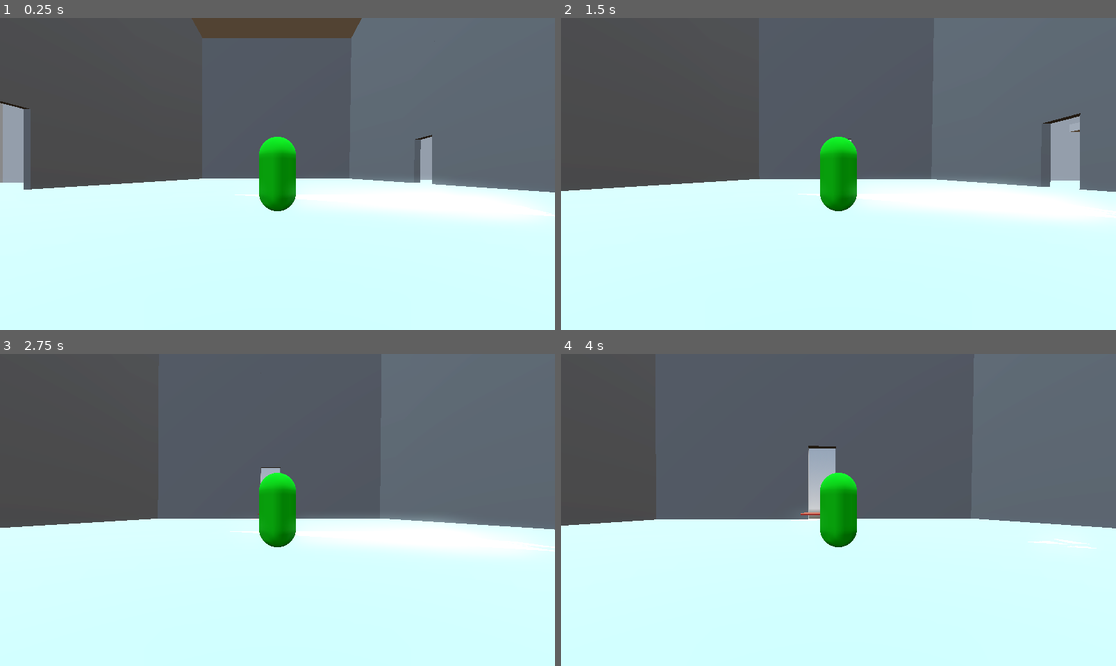
Above: before the commit, frames 1-4 (two rows, left to right).
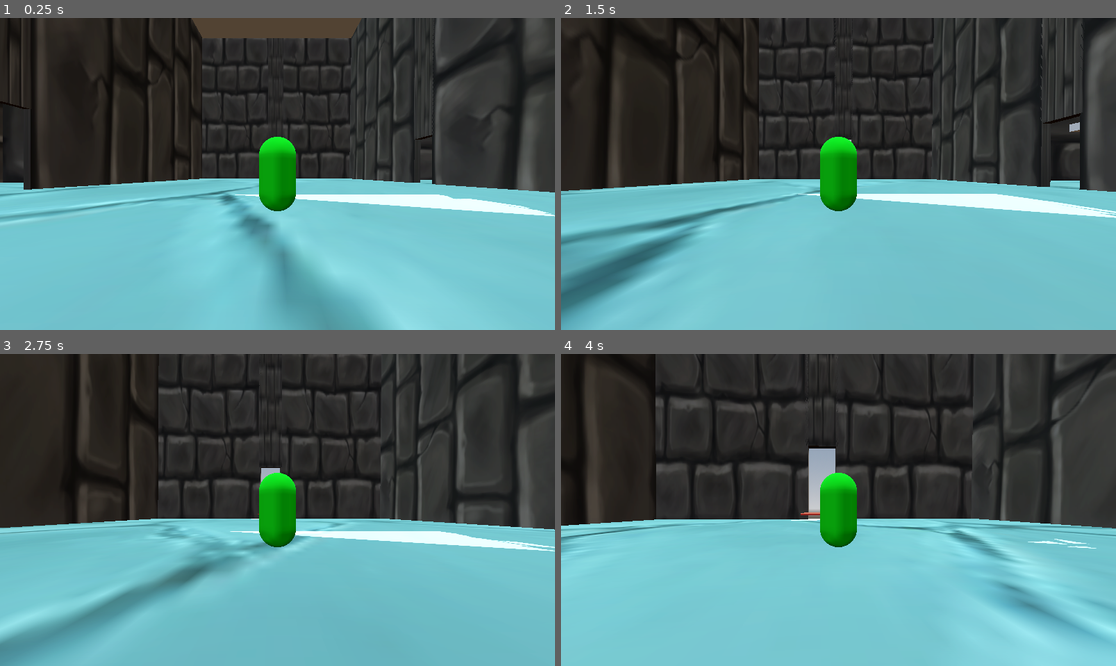
Above: after the commit, the same moments.

Repository: TylerPederson/effort
Game: Godot game, scene res://sandbox_level.tscn
Same seed, same stepped clock (60 frames per second), same inputs: the game is played once before the commit and once after it.
Inputs (mouse positions are in pixels of both pictures, inside the frame that each line leads up to):
- Up to frame 1 (0.25 s): no input
- Up to frame 2 (1.5 s): tap Enter (ui_accept) at 0.5, 0.77 s; move the mouse to (866, 174) at 0.52 s; hold Up (ui_up) from 0.53 s (still down); move the mouse to (810, 174) at 1.27 s
- Up to frame 3 (2.75 s): keep holding Up (ui_up); tap Enter (ui_accept) at 1.52 s; move the mouse to (288, 503) at 2.02 s
- Up to frame 4 (4 s): keep holding Up (ui_up); move the mouse to (832, 516) at 2.77 s; tap Enter (ui_accept) at 3.02, 3.77 s; move the mouse to (877, 513) at 3.52 s

The runs differ from the first frame. In frame 1, 95% of the frame differs, in the area x 0-100%, y 0-100%; in frame 2, 96%; in frame 3, 97%; in frame 4, 97%.

Commit message:
Just applying textures
Just applying textures to everything and mostly just adding files.

Diff:
--- a/sandbox_level.tscn
+++ b/sandbox_level.tscn
@@ -1,6 +1,8 @@
-[gd_scene load_steps=7 format=3 uid="uid://blgnpk61vbef4"]
+[gd_scene load_steps=39 format=3 uid="uid://blgnpk61vbef4"]
 
 [ext_resource type="PackedScene" uid="uid://703h7fkmxdhp" path="res://player.tscn" id="1_s6xw7"]
+[ext_resource type="Texture2D" uid="uid://dmglxcbhgptnf" path="res://Textures/cobblestone.png" id="1_xftbl"]
+[ext_resource type="Texture2D" uid="uid://c20h5nlqtax35" path="res://Textures/wall.png" id="2_ram5n"]
 
 [sub_resource type="ProceduralSkyMaterial" id="ProceduralSkyMaterial_s6xw7"]
 sky_horizon_color = Color(0.66224277, 0.6717428, 0.6867428, 1)
@@ -15,10 +17,100 @@
 tonemap_mode = 2
 glow_enabled = true
 
+[sub_resource type="StandardMaterial3D" id="StandardMaterial3D_mx8re"]
+albedo_texture = ExtResource("1_xftbl")
+
 [sub_resource type="StandardMaterial3D" id="StandardMaterial3D_s6xw7"]
+
+[sub_resource type="StandardMaterial3D" id="StandardMaterial3D_twn38"]
+albedo_texture = ExtResource("1_xftbl")
+
+[sub_resource type="StandardMaterial3D" id="StandardMaterial3D_k3mmv"]
+albedo_texture = ExtResource("2_ram5n")
+
+[sub_resource type="StandardMaterial3D" id="StandardMaterial3D_v5sjs"]
+albedo_texture = ExtResource("2_ram5n")
+
+[sub_resource type="StandardMaterial3D" id="StandardMaterial3D_tj8me"]
+albedo_texture = ExtResource("2_ram5n")
+
+[sub_resource type="StandardMaterial3D" id="StandardMaterial3D_lermm"]
+albedo_texture = ExtResource("2_ram5n")
+
+[sub_resource type="StandardMaterial3D" id="StandardMaterial3D_2kkqy"]
+albedo_texture = ExtResource("2_ram5n")
+
+[sub_resource type="StandardMaterial3D" id="StandardMaterial3D_kubtu"]
+albedo_texture = ExtResource("2_ram5n")
+
+[sub_resource type="StandardMaterial3D" id="StandardMaterial3D_r6n0y"]
+albedo_texture = ExtResource("1_xftbl")
+
+[sub_resource type="StandardMaterial3D" id="StandardMaterial3D_hdxvf"]
+albedo_texture = ExtResource("2_ram5n")
+
+[sub_resource type="StandardMaterial3D" id="StandardMaterial3D_0i0ry"]
+albedo_texture = ExtResource("2_ram5n")
+
+[sub_resource type="StandardMaterial3D" id="StandardMaterial3D_aon3m"]
+albedo_texture = ExtResource("2_ram5n")
+
+[sub_resource type="StandardMaterial3D" id="StandardMaterial3D_aut6f"]
+albedo_texture = ExtResource("2_ram5n")
+
+[sub_resource type="StandardMaterial3D" id="StandardMaterial3D_dfcf1"]
+albedo_texture = ExtResource("2_ram5n")
+
+[sub_resource type="StandardMaterial3D" id="StandardMaterial3D_dlw0b"]
+albedo_texture = ExtResource("2_ram5n")
+
+[sub_resource type="StandardMaterial3D" id="StandardMaterial3D_s3irh"]
+albedo_texture = ExtResource("1_xftbl")
+
+[sub_resource type="StandardMaterial3D" id="StandardMaterial3D_01u4i"]
+albedo_texture = ExtResource("2_ram5n")
+
+[sub_resource type="StandardMaterial3D" id="StandardMaterial3D_y8hge"]
+albedo_texture = ExtResource("2_ram5n")
+
+[sub_resource type="StandardMaterial3D" id="StandardMaterial3D_e28wv"]
+albedo_texture = ExtResource("2_ram5n")
+
+[sub_resource type="StandardMaterial3D" id="StandardMaterial3D_08q0y"]
+albedo_texture = ExtResource("1_xftbl")
+
+[sub_resource type="StandardMaterial3D" id="StandardMaterial3D_d4y1b"]
+albedo_texture = ExtResource("2_ram5n")
+
+[sub_resource type="StandardMaterial3D" id="StandardMaterial3D_gswlp"]
+albedo_texture = ExtResource("2_ram5n")
+
+[sub_resource type="StandardMaterial3D" id="StandardMaterial3D_mws0n"]
+albedo_texture = ExtResource("2_ram5n")
+
+[sub_resource type="StandardMaterial3D" id="StandardMaterial3D_hacfn"]
+albedo_texture = ExtResource("1_xftbl")
 
 [sub_resource type="StandardMaterial3D" id="StandardMaterial3D_xftbl"]
 albedo_color = Color(1, 0.26666668, 0.20392157, 1)
+
+[sub_resource type="StandardMaterial3D" id="StandardMaterial3D_yvl2o"]
+albedo_texture = ExtResource("2_ram5n")
+
+[sub_resource type="StandardMaterial3D" id="StandardMaterial3D_scpje"]
+albedo_texture = ExtResource("2_ram5n")
+
+[sub_resource type="StandardMaterial3D" id="StandardMaterial3D_ubyo5"]
+albedo_texture = ExtResource("2_ram5n")
+
+[sub_resource type="StandardMaterial3D" id="StandardMaterial3D_wfody"]
+albedo_texture = ExtResource("2_ram5n")
+
+[sub_resource type="StandardMaterial3D" id="StandardMaterial3D_mk4um"]
+albedo_texture = ExtResource("2_ram5n")
+
+[sub_resource type="StandardMaterial3D" id="StandardMaterial3D_v6iva"]
+albedo_texture = ExtResource("2_ram5n")
 
 [node name="SandboxLevel" type="Node3D"]
 
@@ -49,19 +141,19 @@
 
 [node name="Floor(HUB)" type="CSGBox3D" parent="."]
 transform = Transform3D(1, 0, 0, 0, 1, 0, 0, 0, 1, -0.30614567, -0.49632835, -8.973494)
-material_override = SubResource("StandardMaterial3D_s6xw7")
+material_override = SubResource("StandardMaterial3D_mx8re")
 use_collision = true
 size = Vector3(32.52643, 1, 59.947845)
 
 [node name="Floor(HUB)2" type="CSGBox3D" parent="."]
-transform = Transform3D(1, 0, 0, 0, 1, 0, 0, 0, 1, -0.2778988, 30.607641, -9.300716)
-material_override = SubResource("StandardMaterial3D_s6xw7")
-use_collision = true
-size = Vector3(32.52643, 1, 59.291428)
+transform = Transform3D(1, 0, 0, 0, 1, 0, 0, 0, 1, -0.22563744, 30.607641, -9.300716)
+material_override = SubResource("StandardMaterial3D_s6xw7")
+use_collision = true
+size = Vector3(32.421906, 1, 59.291428)
 
 [node name="Floor(climbing)" type="CSGBox3D" parent="."]
 transform = Transform3D(1, 0, 0, 0, 1, 0, 0, 0, 1, 42.34652, -0.49632835, -10.265427)
-material_override = SubResource("StandardMaterial3D_s6xw7")
+material_override = SubResource("StandardMaterial3D_twn38")
 use_collision = true
 size = Vector3(53.104744, 1, 42.14614)
 
@@ -103,40 +195,43 @@
 
 [node name="wall (climbing)1" type="CSGBox3D" parent="."]
 transform = Transform3D(-4.3711385e-08, -0.99999994, 0, 0.99999994, -4.3711385e-08, 0, 0, 0, 1, 68.306656, 14.268979, -10.278797)
-material_override = SubResource("StandardMaterial3D_s6xw7")
+material_override = SubResource("StandardMaterial3D_k3mmv")
 use_collision = true
 size = Vector3(30.240541, 1, 42.14614)
 
 [node name="wall (climbing)2" type="CSGBox3D" parent="."]
 transform = Transform3D(1.9106853e-15, 4.3711385e-08, 1, 0.99999994, -4.3711385e-08, 0, 4.3711385e-08, 0.99999994, -4.371139e-08, 42.196358, 14.326352, -30.680494)
-material_override = SubResource("StandardMaterial3D_s6xw7")
+material_override = SubResource("StandardMaterial3D_v5sjs")
 use_collision = true
 size = Vector3(30.125795, 1, 52.711254)
 
 [node name="wall (climbing)3" type="CSGBox3D" parent="."]
 transform = Transform3D(1.9106853e-15, 4.3711385e-08, 1, 0.99999994, -4.3711385e-08, 0, 4.3711385e-08, 0.99999994, -4.371139e-08, 41.87899, 14.223569, 9.256277)
-material_override = SubResource("StandardMaterial3D_s6xw7")
+material_override = SubResource("StandardMaterial3D_tj8me")
 use_collision = true
 size = Vector3(30.331362, 1, 52.711254)
 
 [node name="wall (climbing ) 4" type="CSGBox3D" parent="."]
 transform = Transform3D(0.99984723, 0.014876128, -0.009177065, -0.01480125, 0.99985707, 0.008174945, 0.009297351, -0.00803788, 0.9999245, 15.830058, 14.999074, -28.057432)
+material_override = SubResource("StandardMaterial3D_lermm")
 use_collision = true
 size = Vector3(0.6795654, 31.617874, 21.759668)
 
 [node name="wall (climbing ) 5" type="CSGBox3D" parent="."]
-transform = Transform3D(0.99984723, 0.014876128, -0.009177065, -0.01480125, 0.99985707, 0.008174945, 0.009297351, -0.00803788, 0.9999245, 15.544798, 15.253184, 3.0243356)
-use_collision = true
-size = Vector3(0.6795654, 31.617874, 35.17971)
+transform = Transform3D(0.99984723, 0.014876128, -0.009177065, -0.01480125, 0.99985707, 0.008174945, 0.009297351, -0.00803788, 0.9999245, 15.547596, 15.250691, 2.7194214)
+material_override = SubResource("StandardMaterial3D_2kkqy")
+use_collision = true
+size = Vector3(0.6795654, 31.617874, 34.569836)
 
 [node name="wall (climbing ) 6" type="CSGBox3D" parent="."]
 transform = Transform3D(0.99984723, 0.014876128, -0.009177065, -0.01480125, 0.99985707, 0.008174945, 0.009297351, -0.00803788, 0.9999245, 15.759235, 17.873867, -15.864579)
+material_override = SubResource("StandardMaterial3D_kubtu")
 use_collision = true
 size = Vector3(0.6795654, 26.067225, 2.9348521)
 
 [node name="Floor(spikes)" type="CSGBox3D" parent="."]
 transform = Transform3D(1, 0, 0, 0, 1, 0, 0, 0, 1, -2.3875732, -0.49632835, 40.67328)
-material_override = SubResource("StandardMaterial3D_s6xw7")
+material_override = SubResource("StandardMaterial3D_r6n0y")
 use_collision = true
 size = Vector3(55.41693, 1, 45.825848)
 
@@ -148,37 +243,43 @@
 
 [node name="wall (spikes)1" type="CSGBox3D" parent="."]
 transform = Transform3D(1, 0, 0, 0, 1, 0, 0, 0, 1, 12.17919, 15.403511, 19.99743)
+material_override = SubResource("StandardMaterial3D_hdxvf")
 use_collision = true
 size = Vector3(21.227276, 31.919254, 0.7840538)
 
 [node name="wall (spikes)2" type="CSGBox3D" parent="."]
 transform = Transform3D(1, 0, 0, 0, 1, 0, 0, 0, 1, -15.635019, 15.403511, 19.99743)
+material_override = SubResource("StandardMaterial3D_0i0ry")
 use_collision = true
 size = Vector3(29.1405, 31.919254, 0.7840538)
 
 [node name="wall (spikes)3" type="CSGBox3D" parent="."]
 transform = Transform3D(1, 0, 0, 0, 1, 0, 0, 0, 1, 0.18773866, 18.451721, 19.99743)
+material_override = SubResource("StandardMaterial3D_aon3m")
 use_collision = true
 size = Vector3(3.0857692, 25.82283, 0.7840538)
 
 [node name="wall(spikes) 2" type="CSGBox3D" parent="."]
 transform = Transform3D(1, 0, 0, 0, 1, 0, 0, 0, 1, -3.3677416, 15.189642, 63.124718)
+material_override = SubResource("StandardMaterial3D_aut6f")
 use_collision = true
 size = Vector3(53.711273, 32.34699, 0.7840538)
 
 [node name="wall (spikes) 3" type="CSGBox3D" parent="."]
 transform = Transform3D(-4.371139e-08, 0, 1, 0, 1, 0, -1, 0, -4.371139e-08, 22.97217, 15.236517, 41.437172)
+material_override = SubResource("StandardMaterial3D_dfcf1")
 use_collision = true
 size = Vector3(43.589806, 32.25324, 0.7840538)
 
 [node name="wall(spikes ) 4" type="CSGBox3D" parent="."]
 transform = Transform3D(-4.371139e-08, 0, 1, 0, 1, 0, -1, 0, -4.371139e-08, -29.792238, 15.2704525, 41.437176)
+material_override = SubResource("StandardMaterial3D_dlw0b")
 use_collision = true
 size = Vector3(43.589806, 32.185368, 0.7840538)
 
 [node name="Floor(bow room)" type="CSGBox3D" parent="."]
 transform = Transform3D(1, 0, 0, 0, 1, 0, 0, 0, 1, -56.844395, -0.49632835, -6.3514767)
-material_override = SubResource("StandardMaterial3D_s6xw7")
+material_override = SubResource("StandardMaterial3D_s3irh")
 use_collision = true
 size = Vector3(81.19398, 1, 25.712059)
 
@@ -190,49 +291,49 @@
 
 [node name="wall (bow room) 1" type="CSGBox3D" parent="."]
 transform = Transform3D(1, 0, 0, 0, -4.371139e-08, -1, 0, 1, -4.371139e-08, -56.887413, 26.400545, -19.314234)
-material_override = SubResource("StandardMaterial3D_s6xw7")
+material_override = SubResource("StandardMaterial3D_01u4i")
 use_collision = true
 size = Vector3(81.05771, 1, 55.01015)
 
 [node name="wall (bow room) 2" type="CSGBox3D" parent="."]
 transform = Transform3D(1, 0, 0, 0, -4.371139e-08, -1, 0, 1, -4.371139e-08, -56.887413, 26.400543, 6.0115967)
-material_override = SubResource("StandardMaterial3D_s6xw7")
+material_override = SubResource("StandardMaterial3D_y8hge")
 use_collision = true
 size = Vector3(81.05771, 1, 55.01015)
 
 [node name="wall (bow room) 3" type="CSGBox3D" parent="."]
 transform = Transform3D(-4.371139e-08, -1, 0, -4.371139e-08, 1.9106855e-15, -1, 1, -4.371139e-08, -4.371139e-08, -96.7662, 26.400545, -6.5273414)
-material_override = SubResource("StandardMaterial3D_s6xw7")
+material_override = SubResource("StandardMaterial3D_e28wv")
 use_collision = true
 size = Vector3(26.506882, 1, 55.01015)
 
 [node name="Floor 2nd(bow room)" type="CSGBox3D" parent="."]
 transform = Transform3D(1, 0, 0, 0, 1, 0, 0, 0, 1, -46.36586, 26.918447, -6.3514767)
-material_override = SubResource("StandardMaterial3D_s6xw7")
+material_override = SubResource("StandardMaterial3D_08q0y")
 use_collision = true
 size = Vector3(27.11351, 1, 25.712059)
 
 [node name="Floor 2nd(bow room)3" type="CSGBox3D" parent="."]
 transform = Transform3D(-4.371139e-08, -1, 0, 1, -4.371139e-08, 0, 0, 0, 1, -33.376938, 12.8866625, -6.3514767)
-material_override = SubResource("StandardMaterial3D_s6xw7")
+material_override = SubResource("StandardMaterial3D_d4y1b")
 use_collision = true
 size = Vector3(27.431267, 1, 25.712059)
 
 [node name="Floor 2nd(bow room)4" type="CSGBox3D" parent="."]
 transform = Transform3D(-4.371139e-08, -1, 0, 1, -4.371139e-08, 0, 0, 0, 1, -59.30741, 12.886662, -6.3514767)
-material_override = SubResource("StandardMaterial3D_s6xw7")
+material_override = SubResource("StandardMaterial3D_gswlp")
 use_collision = true
 size = Vector3(27.431267, 1, 25.712059)
 
 [node name="Floor 2nd(bow room)5" type="CSGBox3D" parent="."]
 transform = Transform3D(-4.371139e-08, -1, 0, 1, -4.371139e-08, 0, 0, 0, 1, -78.31381, 12.886661, -6.3514767)
-material_override = SubResource("StandardMaterial3D_s6xw7")
+material_override = SubResource("StandardMaterial3D_mws0n")
 use_collision = true
 size = Vector3(27.431267, 1, 25.712059)
 
 [node name="Floor 2nd(bow room)2" type="CSGBox3D" parent="."]
 transform = Transform3D(1, 0, 0, 0, 1, 0, 0, 0, 1, -87.57794, 26.918447, -6.3514767)
-material_override = SubResource("StandardMaterial3D_s6xw7")
+material_override = SubResource("StandardMaterial3D_hacfn")
 use_collision = true
 size = Vector3(19.798393, 1, 25.712059)
 
@@ -247,30 +348,36 @@
 
 [node name="wall2" type="CSGBox3D" parent="."]
 transform = Transform3D(1, 0, 0, 0, 1, 0, 0, 0, 1, -9.0815, 14.950493, -38.34856)
+material_override = SubResource("StandardMaterial3D_yvl2o")
 use_collision = true
 size = Vector3(14.748451, 31.83464, 0.7922392)
 
 [node name="wall6" type="CSGBox3D" parent="."]
 transform = Transform3D(1, 0, 0, 0, 1, 0, 0, 0, 1, 8.45279, 14.950493, -38.34856)
+material_override = SubResource("StandardMaterial3D_scpje")
 use_collision = true
 size = Vector3(14.748451, 31.83464, 0.7922392)
 
 [node name="wall7" type="CSGBox3D" parent="."]
 transform = Transform3D(1, 0, 0, 0, 1, 0, 0, 0, 1, -0.34692574, 19.084894, -38.34856)
+material_override = SubResource("StandardMaterial3D_ubyo5")
 use_collision = true
 size = Vector3(3.2451572, 23.565838, 0.7922392)
 
 [node name="wall3" type="CSGBox3D" parent="."]
 transform = Transform3D(1, 0, 0, 0, 1, 0, 0, 0, 1, -16.27138, 26.425365, 7.4397125)
+material_override = SubResource("StandardMaterial3D_wfody")
 use_collision = true
 size = Vector3(0.43710363, 54.64042, 24.858053)
 
 [node name="wall4" type="CSGBox3D" parent="."]
 transform = Transform3D(1, 0, 0, 0, 1, 0, 0, 0, 1, -16.27138, 26.425365, -23.031557)
+material_override = SubResource("StandardMaterial3D_mk4um")
 use_collision = true
 size = Vector3(0.43710363, 54.64042, 30.627392)
 
 [node name="wall5" type="CSGBox3D" parent="."]
 transform = Transform3D(1, 0, 0, 0, 1, 0, 0, 0, 1, -16.27138, 29.485634, -6.3817472)
+material_override = SubResource("StandardMaterial3D_v6iva")
 use_collision = true
 size = Vector3(0.43710363, 48.519882, 2.8090148)
Binary file added: Textures/cobblestone.png
Not shown, added: Textures/cobblestone.png.import
